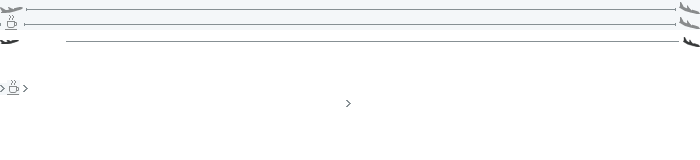
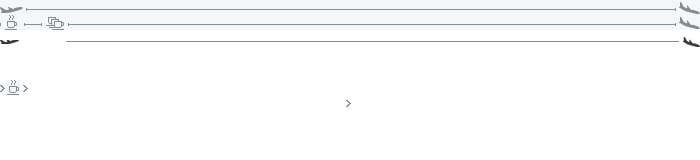
Layered file, before and after one edit (700x160). Changes by layer:
added layer "Layer 9" above "Layer 5" over box(41, 17, 69, 30)
